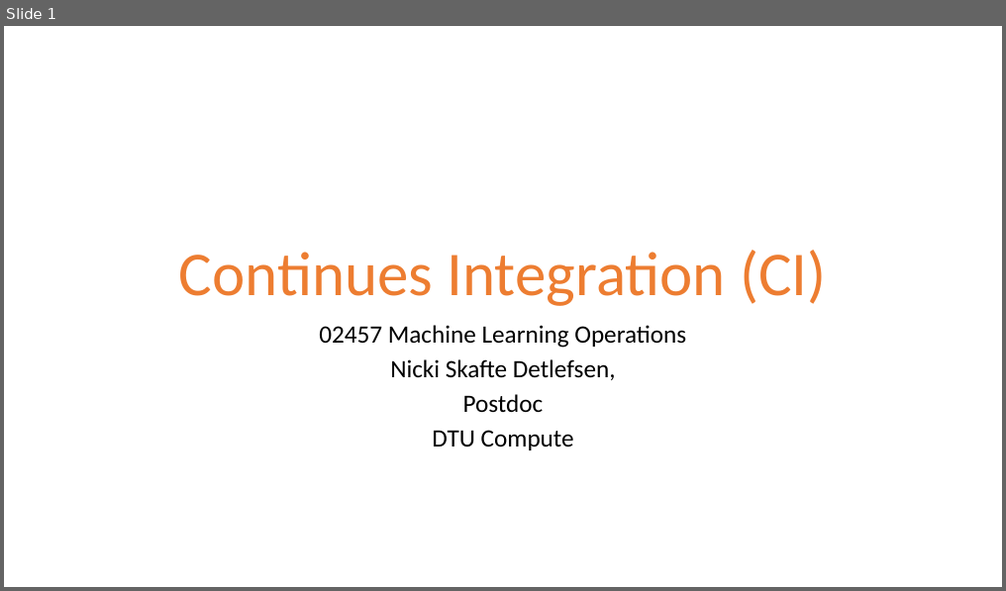
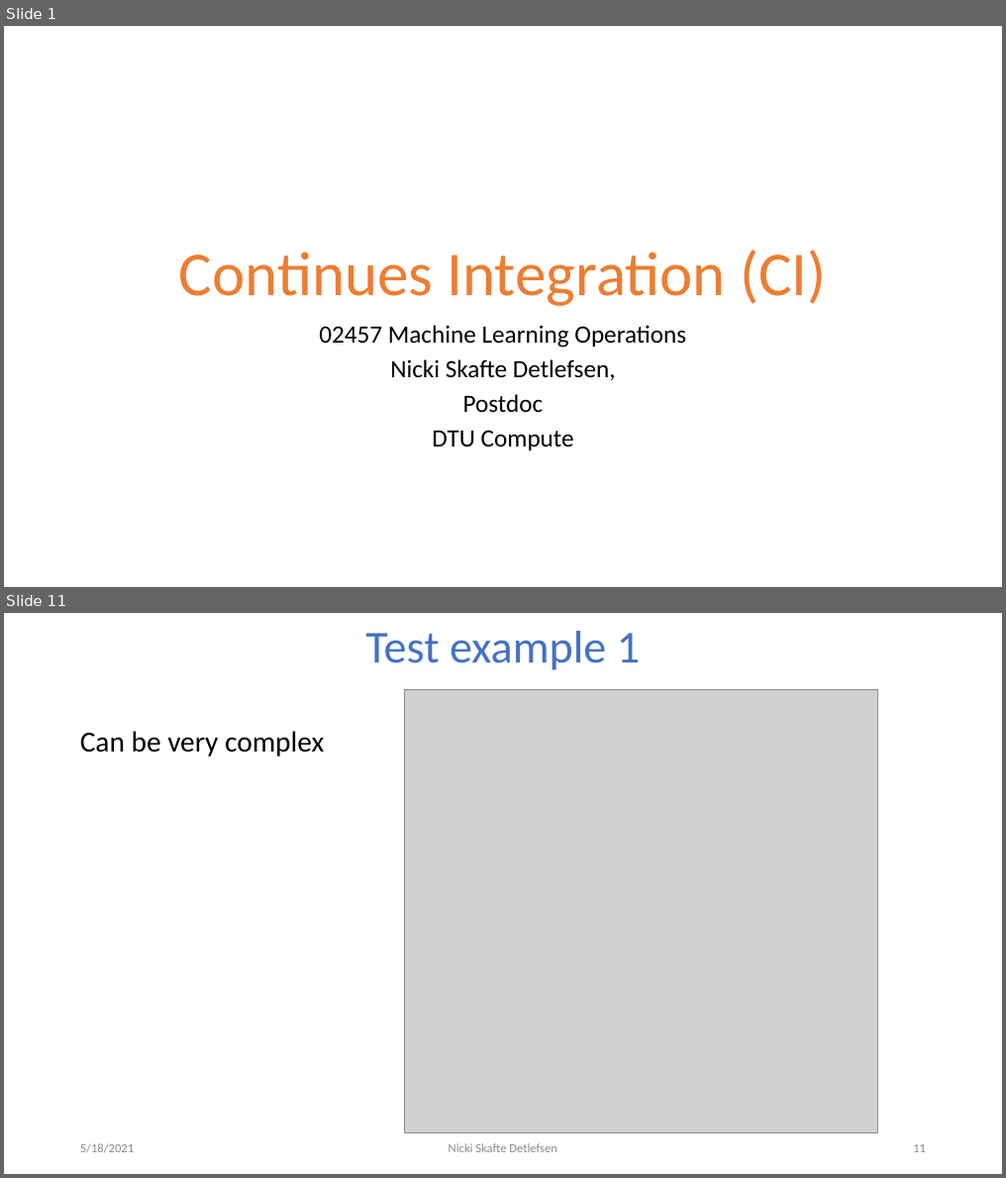
Before and after one commit to DeepEasterbunny/dtu_mlops, a slide deck: 04_continues_integration/ci.pptx. Shown one above the other, each under a label of ours: slide 1 before the commit, slides 1 and 11 after it; the slides between them are not shown. The pictures are 1006x591 and 1006x1178 pixels, drawn with LibreOffice and Linux fonts; fonts in the diff are those of the drawing; grey boxes stand for pictures; background and template pictures are left out. Boxes give left, top, right and bottom in pixels: in the first picture for what was removed or moved away, otherwise in the second. Text is boxed around its words. In the diff, an @@ line names an element or a change of style, - is before the commit and + after.

```diff
--- a/04_continues_integration/ci.pptx
+++ b/04_continues_integration/ci.pptx
@@ slide 11 added at [4,613,1002,1174], background #FFFFFF @@
@@ title added at [365,631,640,670], 44 pt, text #4472C4 @@
+Test example 1
@@ picture added at [405,690,877,1134] @@
@@ text added at [80,731,324,757], 28 pt, text #000000 @@
+Can be very complex
@@ text added at [80,1144,134,1154], 12 pt, text #8C8C8C @@
+5/18/2021
@@ text added at [449,1144,557,1153], 12 pt, text #8C8C8C @@
+Nicki Skafte Detlefsen
@@ page number added at [913,1145,926,1153], 12 pt, text #8C8C8C @@
+11
```
Also in this commit, not shown: 4 slides changed, 9 other slides added.
